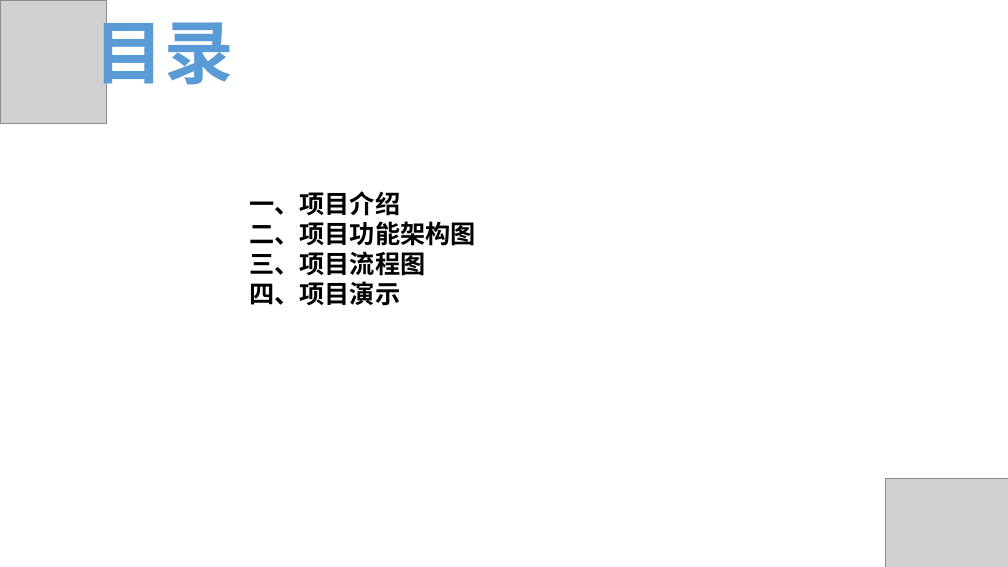
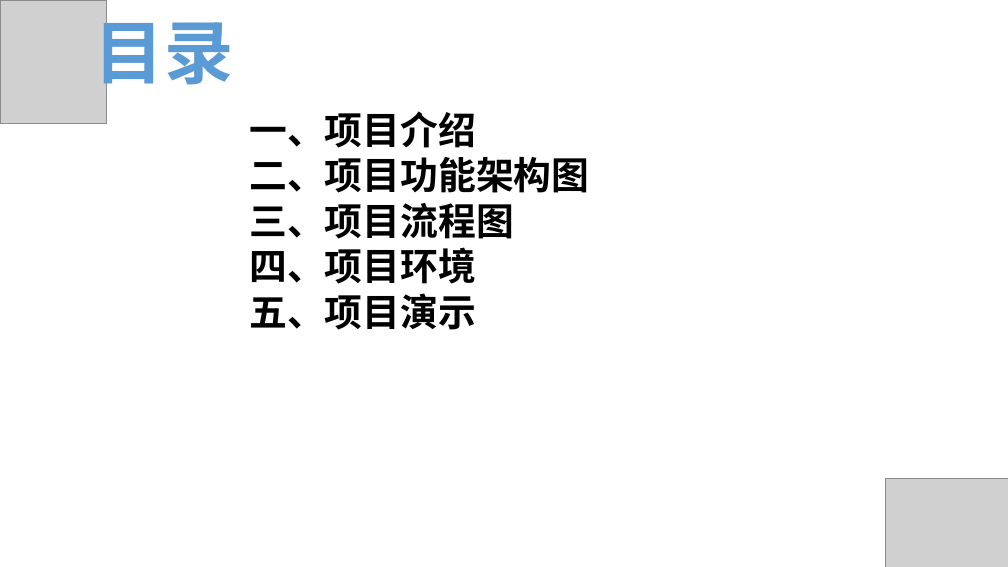
Before and after one commit to hunter95671/DataWarehouse, a slide deck: slide 2 of 电商离线数据仓库流程架构.pptx. Drawn at 1008x567 pixels with LibreOffice and Linux fonts; fonts in the diff are those of the drawing; grey boxes stand for pictures. Boxes give left, top, right and bottom in pixels: in the first picture for what was removed or moved away, otherwise in the second. Text is boxed around its words. In the diff, an @@ line names an element or a change of style, - is before the commit and + after.

```diff
--- a/电商离线数据仓库流程架构.pptx
+++ b/电商离线数据仓库流程架构.pptx
@@ text "一、项目介绍": place and size @@
-text "一、项目介绍" at <box>249,191,476,306</box>
+text "一、项目介绍" at <box>249,111,589,330</box>
@@ text at <box>249,111,589,239</box>: size 24 to 36 pt in "一、项目介绍", "二、项目功能架构图", "三、项目流程图" @@
@@ text at <box>249,247,476,330</box>: text changed; size 24 to 36 pt @@
-四、项目演示
+四、项目环境
+五、项目演示
```
Also in this commit, not shown: 1 other slide changed, 6 slides added, 1 slide removed.
